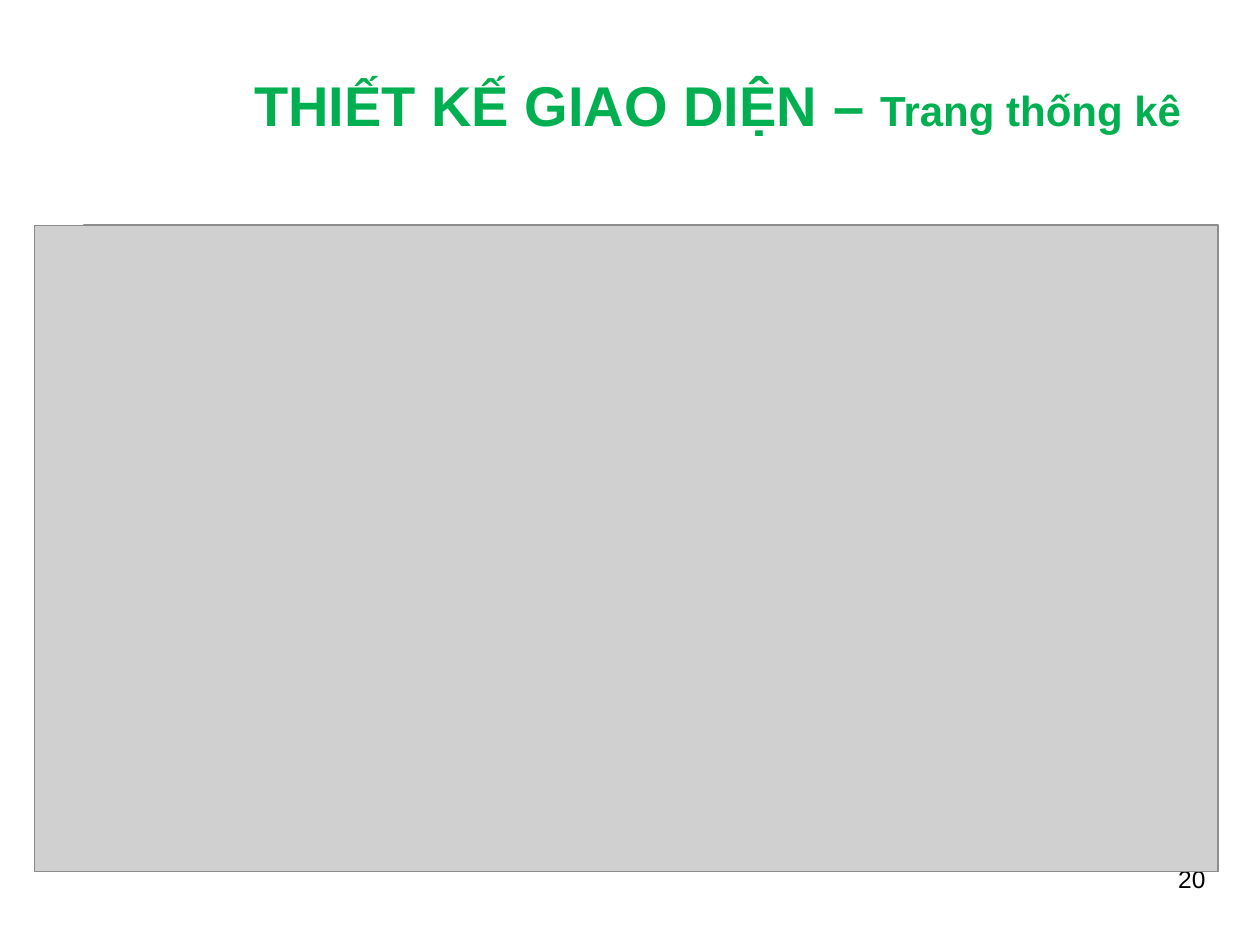
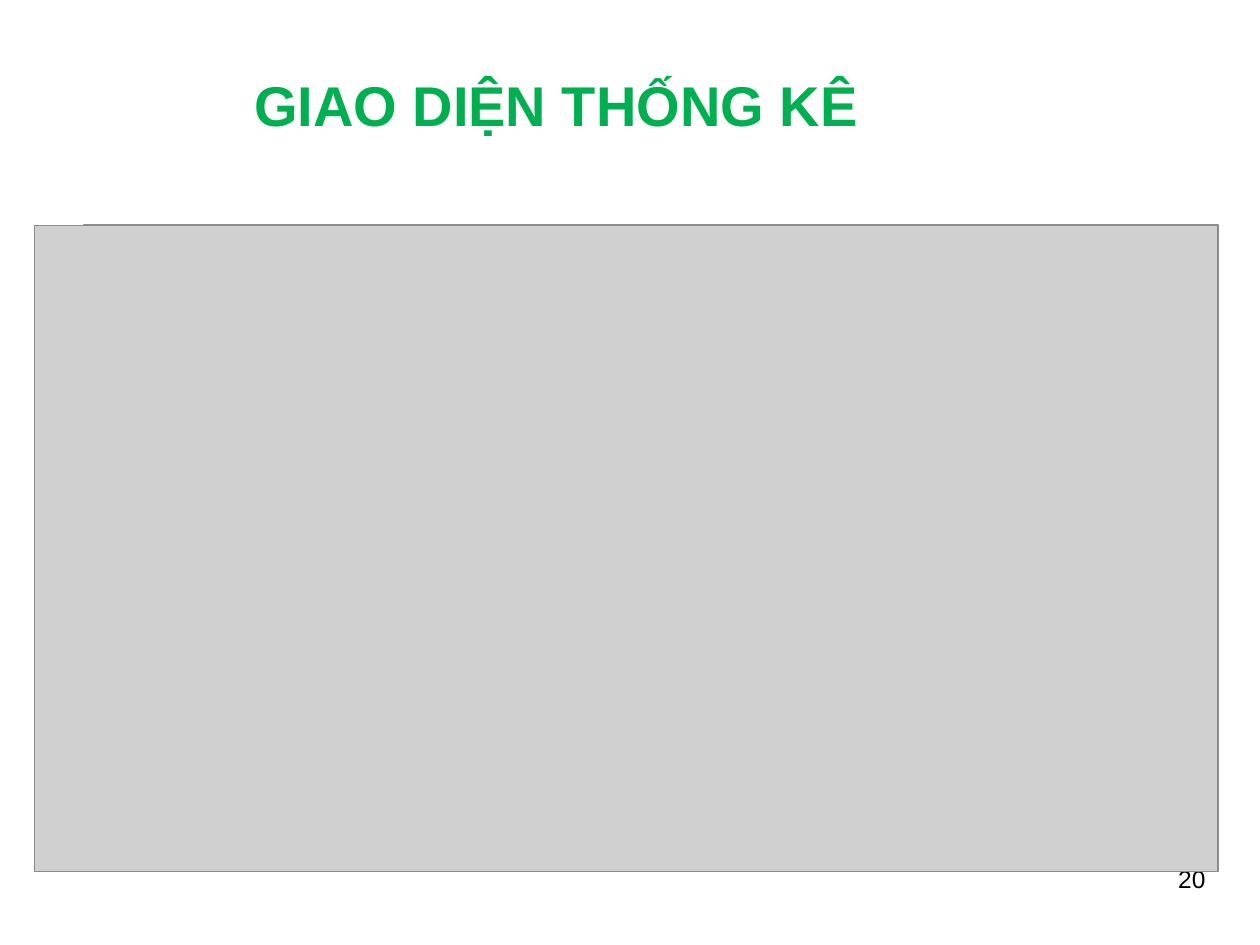
Before and after one commit to ngthuc/graduation-thesis, a slide deck: slide 20 of DOCUMENTS/documentations/Slide_HethongQuanlyProfileVienchucKhoaCNTT-TT_LeNguyenThucB1400731.ppt. Drawn at 1260x945 pixels with LibreOffice and Linux fonts; fonts in the diff are those of the drawing; grey boxes stand for pictures; background and template pictures are left out. Boxes give left, top, right and bottom in pixels: in the first picture for what was removed or moved away, otherwise in the second. Text is boxed around its words. In the diff, an @@ line names an element or a change of style, - is before the commit and + after.

```diff
--- a/DOCUMENTS/documentations/Slide_HethongQuanlyProfileVienchucKhoaCNTT-TT_LeNguyenThucB1400731.ppt
+++ b/DOCUMENTS/documentations/Slide_HethongQuanlyProfileVienchucKhoaCNTT-TT_LeNguyenThucB1400731.ppt
@@ title at [254,82,858,136]: text changed @@
-THIẾT KẾ GIAO DIỆN – Trang thống kê
+GIAO DIỆN THỐNG KÊ
```
Also in this commit, not shown: 4 other slides changed, 9 slides added, 3 other files.
